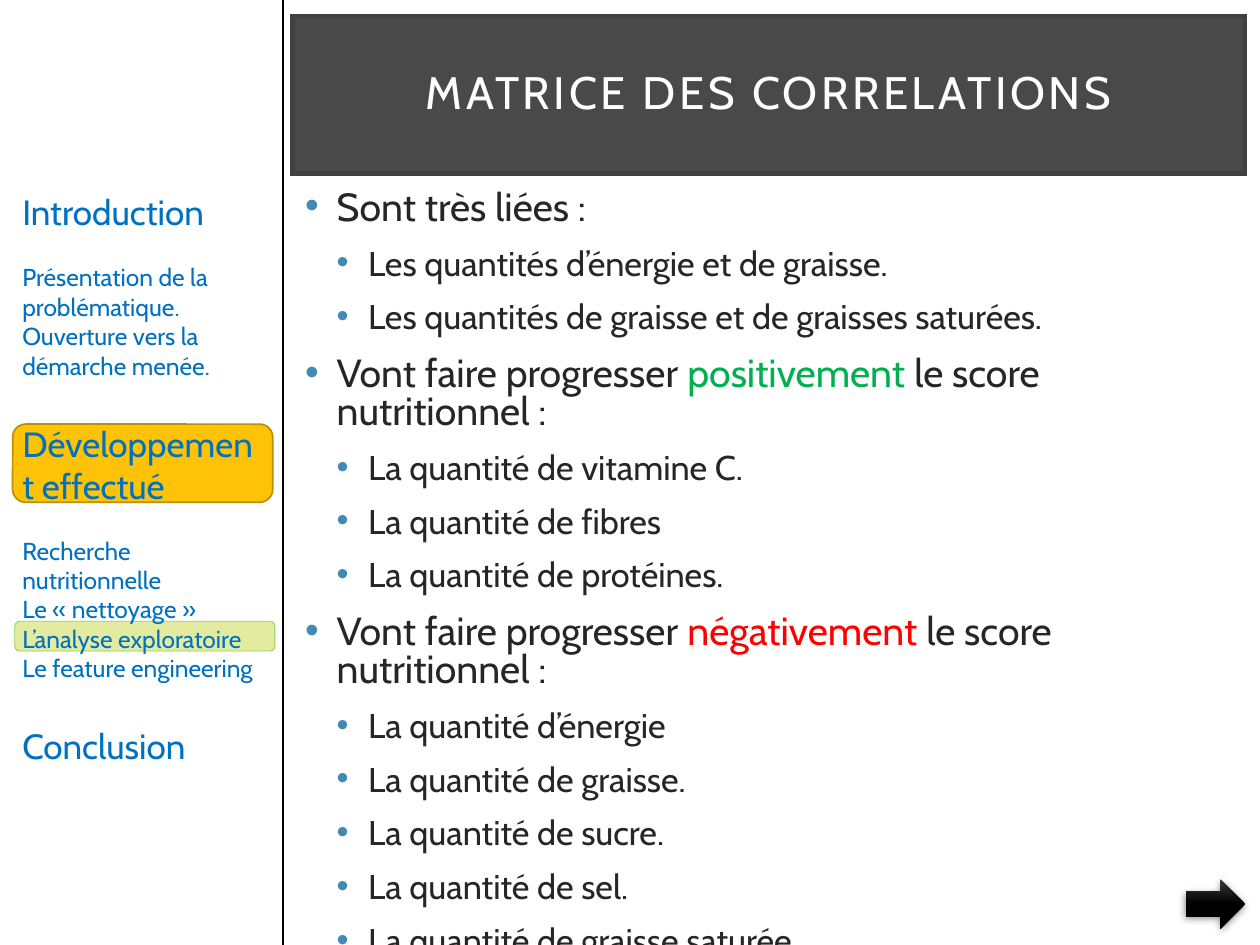
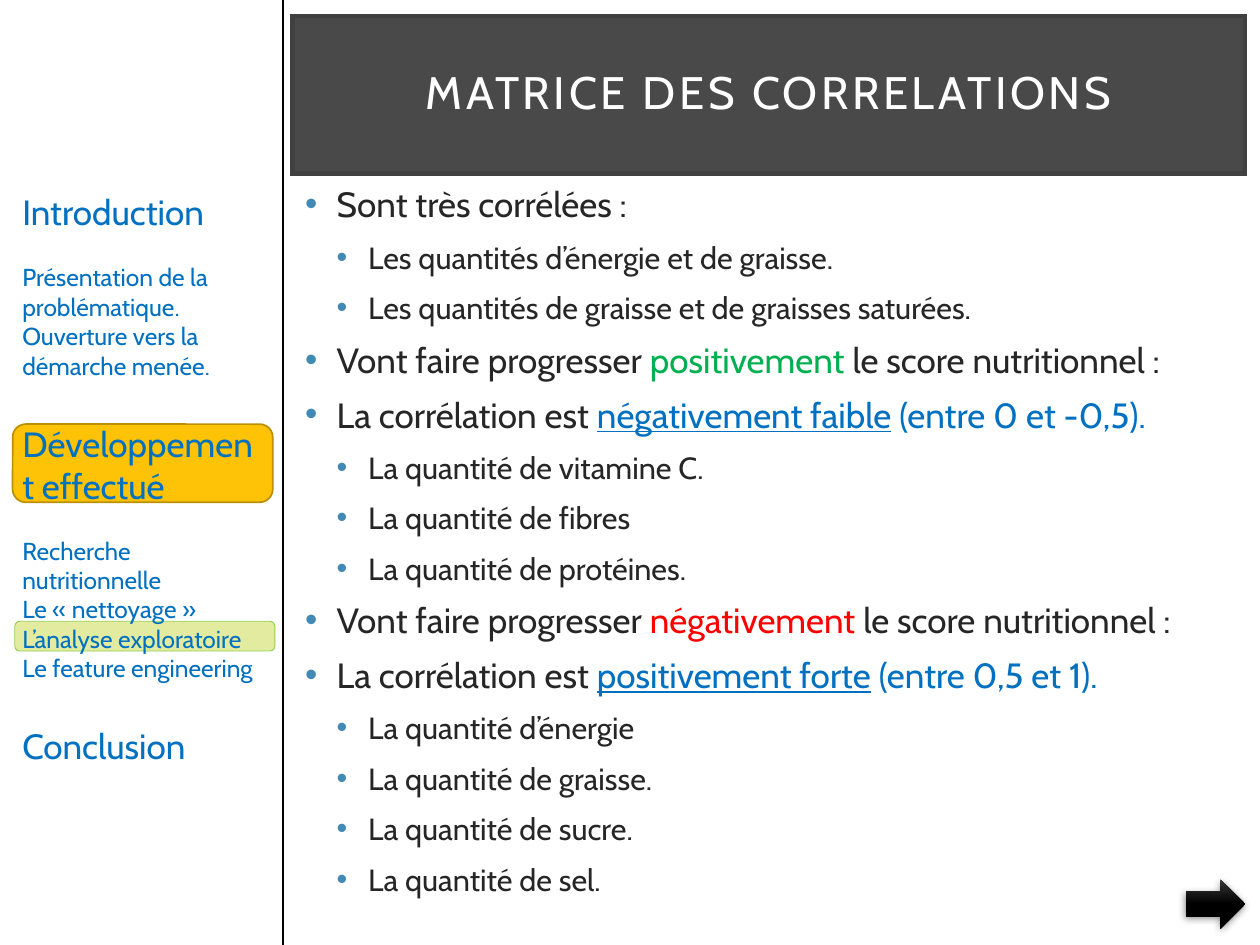
Before and after one commit to pfroide/python, a slide deck: slide 33 of Projet_2/presentation_v4.pptx (slide 27 before the commit). Drawn at 1260x945 pixels with LibreOffice and Linux fonts; fonts in the diff are those of the drawing. Boxes give left, top, right and bottom in pixels: in the first picture for what was removed or moved away, otherwise in the second. Text is boxed around its words. In the diff, an @@ line names an element or a change of style, - is before the commit and + after.

```diff
--- a/Projet_2/presentation_v4.pptx
+++ b/Projet_2/presentation_v4.pptx
@@ text at bbox=[337, 190, 1155, 898]: paragraph removed @@
-  • La quantité de graisse saturée.
@@ text at bbox=[337, 190, 611, 218]: text changed; size 22.4 to 20 pt @@
-• Sont très liées :
+• Sont très corrélées :
@@ text at bbox=[337, 246, 1155, 898]: size 19.6 to 17.5 pt in "Les quantités d’énergie et de graisse.", "Les quantités de graisse et de graisses ...", "La quantité de vitamine C.", "La quantité de fibres" and 5 more places; size 22.4 to 20 pt in "Vont faire progresser positivement le score nutritionnel ...", "Vont faire progresser négativement le score nutritionnel ..." @@
@@ text at bbox=[337, 401, 1146, 436]: paragraph added @@
+• La corrélation est négativement faible (entre 0 et -0,5).
@@ text at bbox=[337, 661, 1097, 697]: paragraph added @@
+• La corrélation est positivement forte (entre 0,5 et 1).
```
Also in this commit, not shown: 4 other slides changed, 9 slides added, 3 slides removed.
